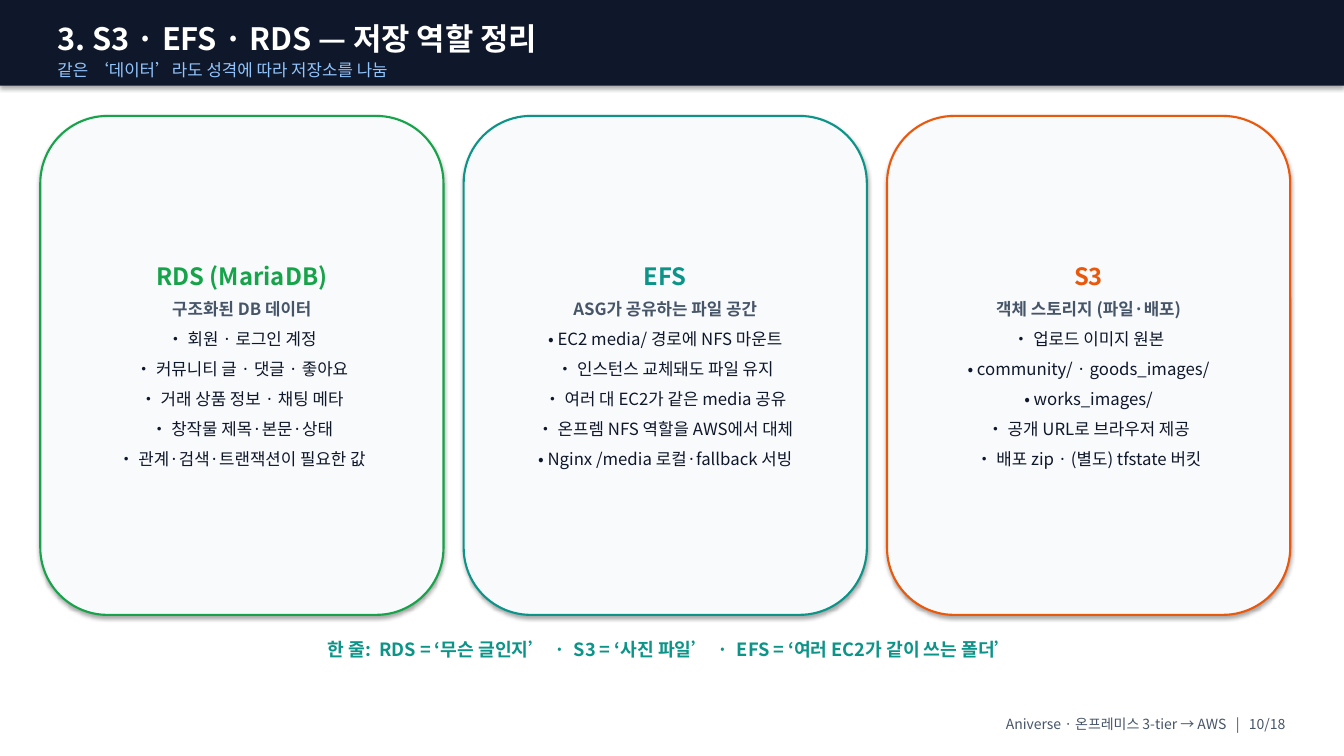
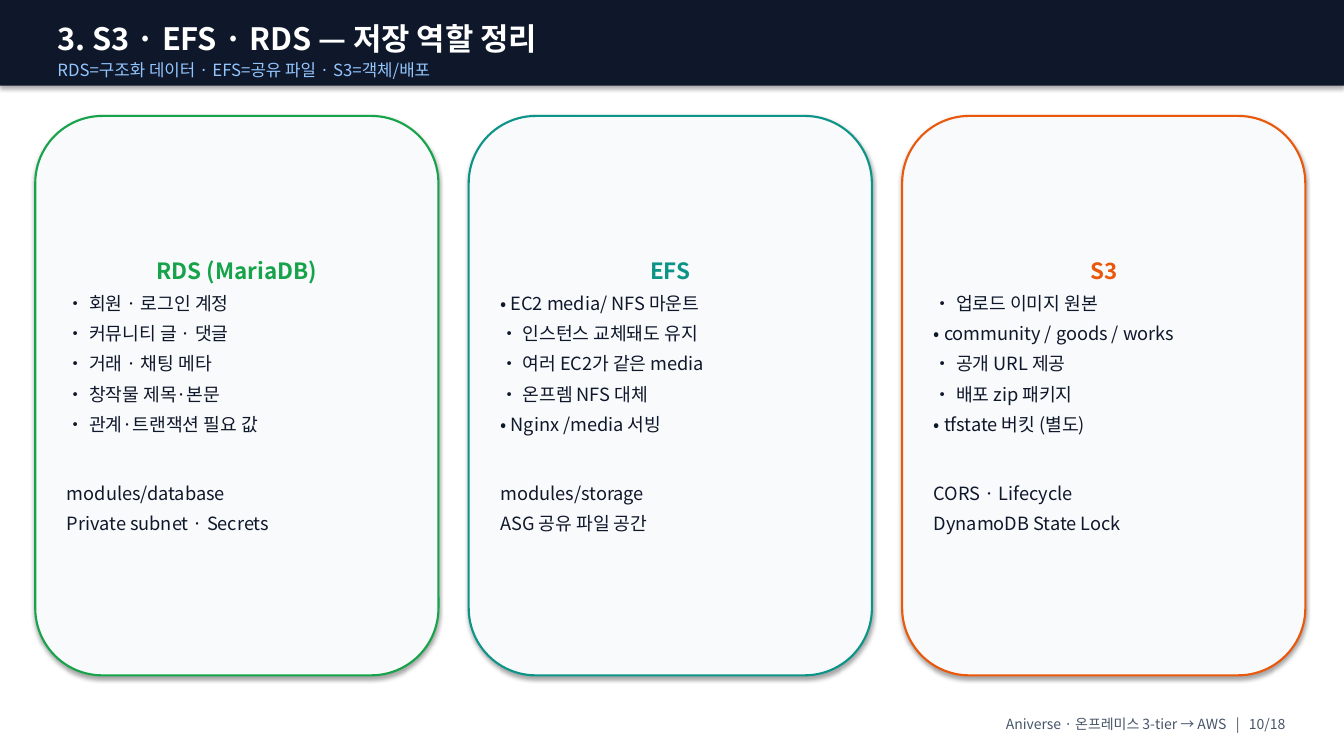
Before and after one commit to ho0215/anime-project-infra, a slide deck: slide 10 of docs/presentation/ppt/Aniverse_발표_강사용.pptx. Drawn at 1344x756 pixels with LibreOffice and Linux fonts; fonts in the diff are those of the drawing. Boxes give left, top, right and bottom in pixels: in the first picture for what was removed or moved away, otherwise in the second. Text is boxed around its words. In the diff, an @@ line names an element or a change of style, - is before the commit and + after.

```diff
--- a/docs/presentation/ppt/Aniverse_발표_강사용.pptx
+++ b/docs/presentation/ppt/Aniverse_발표_강사용.pptx
@@ text at (57, 62, 430, 79): text changed @@
-같은 ‘데이터’라도 성격에 따라 저장소를 나눔
+RDS=구조화 데이터 · EFS=공유 파일 · S3=객체/배포
@@ rounded rectangle "RDS (MariaDB)": place and size @@
-rounded rectangle "RDS (MariaDB)" at (40, 116, 444, 615)
+rounded rectangle "RDS (MariaDB)" at (35, 116, 439, 676)
@@ rounded rectangle "EFS": place and size @@
-rounded rectangle "EFS" at (464, 116, 867, 615)
+rounded rectangle "EFS" at (469, 116, 872, 676)
@@ rounded rectangle "S3": place and size @@
-rounded rectangle "S3" at (887, 116, 1291, 615)
+rounded rectangle "S3" at (902, 116, 1306, 676)
@@ text in rounded rectangle at (89, 260, 317, 312): size 17 to 16 pt in "RDS (MariaDB)"; size 12 to 13 pt in "• 회원 · 로그인 계정"; alignment centre to left; less space between paragraphs @@
@@ text in rounded rectangle at (650, 262, 690, 280): size 17 to 16 pt in "EFS" @@
@@ text in rounded rectangle at (956, 262, 1117, 312): size 17 to 16 pt in "S3"; size 12 to 13 pt in "• 업로드 이미지 원본"; alignment centre to left; less space between paragraphs @@
@@ text in rounded rectangle at (500, 295, 704, 532): text changed; size 12 to 13 pt @@
-ASG가 공유하는 파일 공간
-• EC2 media/ 경로에 NFS 마운트
-• 인스턴스 교체돼도 파일 유지
-• 여러 대 EC2가 같은 media 공유
-• 온프렘 NFS 역할을 AWS에서 대체
-• Nginx /media 로컬·fallback 서빙
+• EC2 media/ NFS 마운트
+• 인스턴스 교체돼도 유지
+• 여러 EC2가 같은 media
+• 온프렘 NFS 대체
+• Nginx /media 서빙
+modules/storage
+ASG 공유 파일 공간
@@ text in rounded rectangle at (67, 325, 269, 531): text changed; size 12 to 13 pt @@
-• 커뮤니티 글 · 댓글 · 좋아요
-• 거래 상품 정보 · 채팅 메타
-• 창작물 제목·본문·상태
-• 관계·검색·트랜잭션이 필요한 값
+• 커뮤니티 글 · 댓글
+• 거래 · 채팅 메타
+• 창작물 제목·본문
+• 관계·트랜잭션 필요 값
+modules/database
+Private subnet · Secrets
@@ text in rounded rectangle at (172, 301, 311, 317): paragraph removed @@
-구조화된 DB 데이터
@@ text in rounded rectangle at (934, 325, 1174, 535): text changed; size 12 to 13 pt @@
-• community/ · goods_images/
-• works_images/
-• 공개 URL로 브라우저 제공
-• 배포 zip · (별도) tfstate 버킷
+• community / goods / works
+• 공개 URL 제공
+• 배포 zip 패키지
+• tfstate 버킷 (별도)
+CORS · Lifecycle
+DynamoDB State Lock
@@ text in rounded rectangle at (996, 301, 1181, 318): paragraph removed @@
-객체 스토리지 (파일·배포)
@@ text removed at (328, 640, 1013, 658) @@
-한 줄: RDS = ‘무슨 글인지’ · S3 = ‘사진 파일’ · EFS = ‘여러 EC2가 같이 쓰는 폴더’
```
Also in this commit, not shown: 7 other slides changed, 49 other files.
